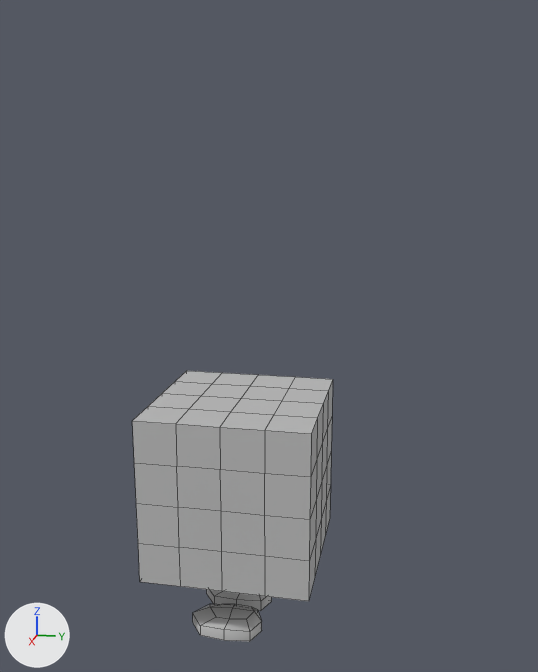
A saved change to the FBX model codename_avocado/Assets/Animation/box_character_clip_jump_01.fbx.
One viewpoint serves both versions: a camera (50 mm lens) standing at (7.73, 1.87, 5.38) and looking at (0.02, 0.33, 3.45). Lighting does not change. The marker at lower left points along +X, +Y and +Z. Mesh edges are drawn as thin lines. Where no turn or scale is listed for an object, it has been applied to the vertices.

Objects in the first picture: 'box_character_rig_01:chara_cube_footL_geo', 'box_character_rig_01:chara_cube_footR_geo', 'box_character_rig_01:chara_cube_main_geo'.
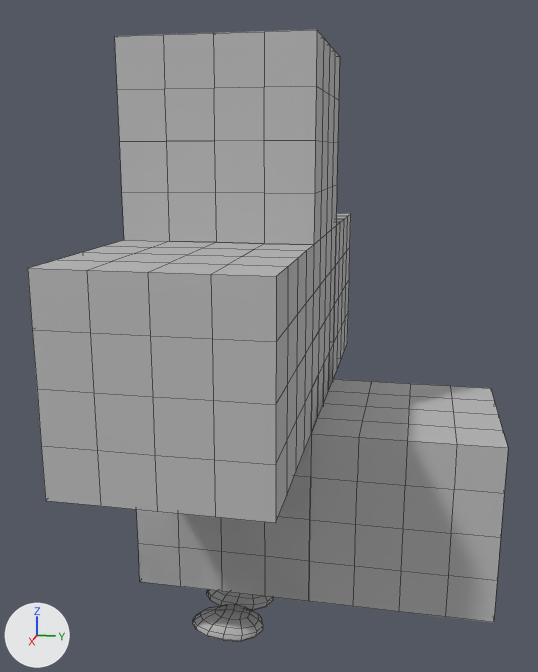
What differs and where, as boxes (x1, y1, x2, y2) in the pictures (538 x 672 px):
```json
{"object": "chara_T_main_geo", "change": "now drawn", "after": [28, 213, 351, 601]}
{"object": "box_character_rig_01:chara_long_main_geo", "change": "shown", "after": [115, 30, 340, 601]}
{"object": "box_character_rig_01:chara_L_main_geo", "change": "shown", "after": [137, 245, 508, 623]}
{"object": "box_character_rig_01:chara_cube_main_geo", "change": "unchanged, covered by the edit", "before": [132, 371, 333, 601], "after": [138, 450, 311, 597]}
```

The change, as JSON lines over the scene's bpy script:
```json
{"block": "me_mesh_003", "where": "me_mesh_003.from_pydata(...)  # 226 vertices, 224 faces; spans x -93.0..93.0, y 0.0..557.0, z -93.0..93.0"}
{"op": "remove", "block": "me_mesh_003", "code": "me_mesh_003.materials.append(mat_box_character_rig_01_lambert4)  # beige #fffac7"}
{"op": "add", "block": "me_mesh_003", "code": "me_mesh_003.materials.append(mat_box_character_rig_01_rampshader1)  # grey #bcbcbc"}
{"block": "me_mesh_004", "where": "me_mesh_004.from_pydata(...)  # 226 vertices, 224 faces; spans x -93.0..93.0, y 0.0..371.0, z -278.0..93.0"}
{"op": "remove", "block": "me_mesh_004", "code": "me_mesh_004.materials.append(mat_box_character_rig_01_lambert2)  # cyan #a4f0ff"}
{"op": "add", "block": "me_mesh_004", "code": "me_mesh_004.materials.append(mat_box_character_rig_01_rampshader1)  # grey #bcbcbc"}
{"block": "me_mesh_005", "where": "me_mesh_005.from_pydata(...)  # 290 vertices, 288 faces; spans x -278.0..278.0, y 0.0..371.0, z -93.0..93.0"}
{"op": "remove", "block": "me_mesh_005", "code": "me_mesh_005.materials.append(mat_box_character_rig_01_lambert3)  # green #d4ffba"}
{"op": "add", "block": "me_mesh_005", "code": "me_mesh_005.materials.append(mat_box_character_rig_01_rampshader1)  # grey #bcbcbc"}
{"op": "remove", "block": "ob_box_character_rig_01_chara_long_main_geo", "code": "ob_box_character_rig_01_chara_long_main_geo.hide_viewport = True"}
{"op": "set", "path": "ob_chara_t_main_geo", "old": "bpy.data.objects.new('chara_T_main_geo', None)", "new": "bpy.data.objects.new('chara_T_main_geo', me_mesh_005)"}
{"op": "set", "path": "ob_chara_t_main_geo.location", "old": "(-3.678, 150.0, 592.6)", "new": "(-3.678, -92.75, 0.0)"}
{"op": "remove", "block": "ob_box_character_rig_01_chara_l_main_geo", "code": "ob_box_character_rig_01_chara_l_main_geo.hide_viewport = True"}
```
